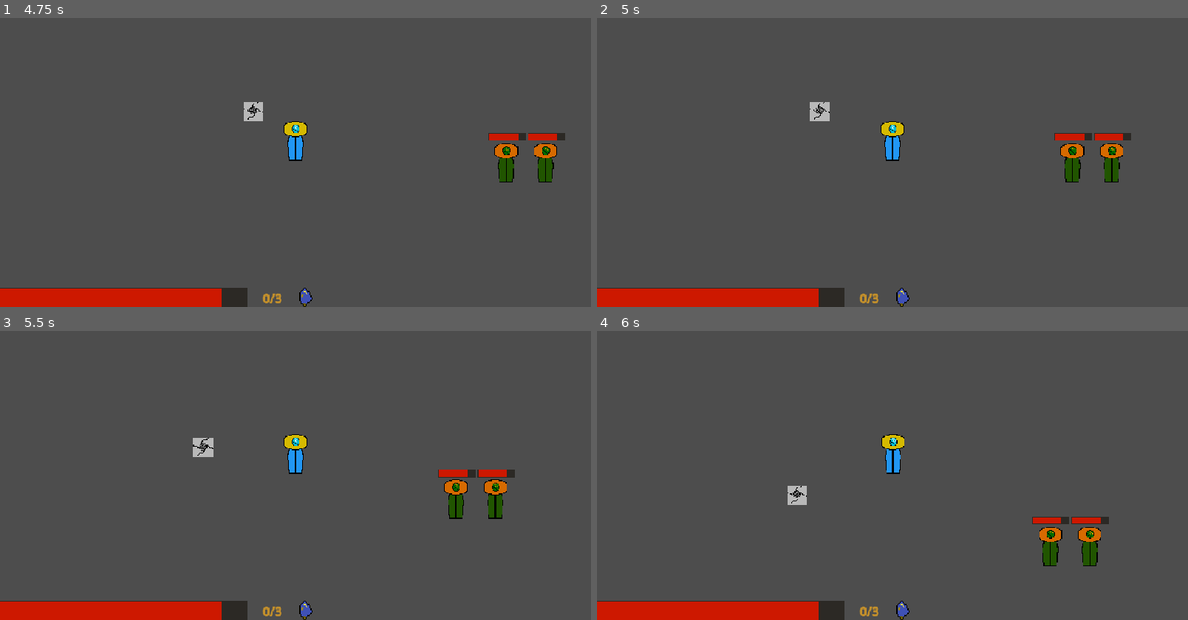
Above: before the commit, frames 1-4 (two rows, left to right).
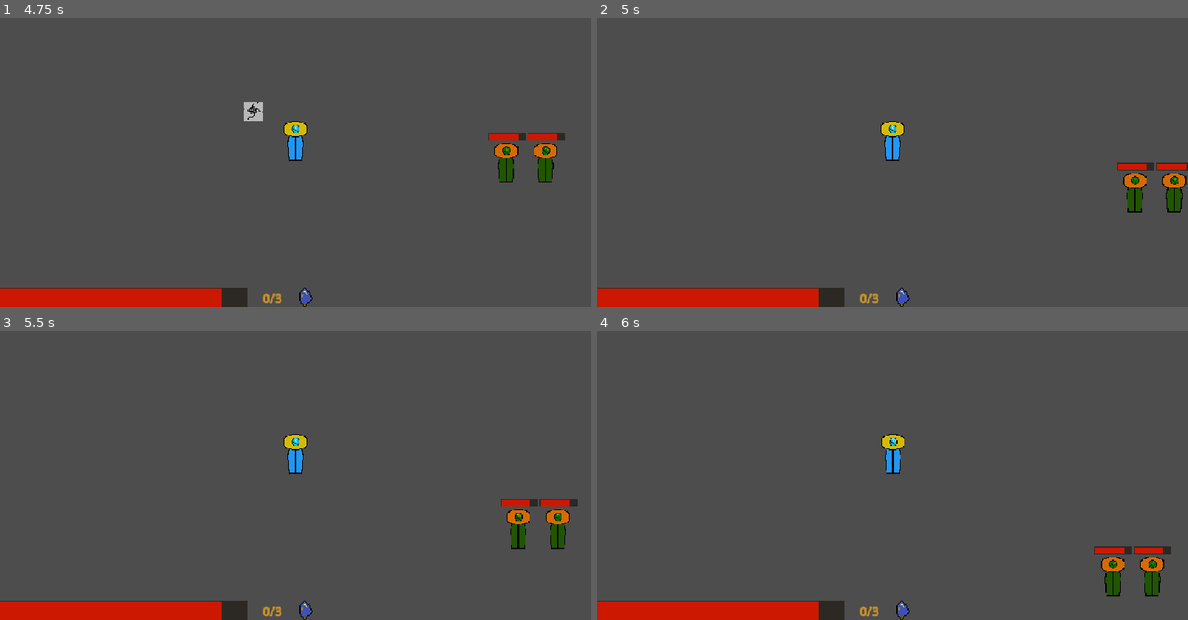
Above: after the commit, the same moments.

Repository: nf12pro/ChronoAnchor
Game: Godot game, scene res://scenes/testing_scene.tscn
The game is run twice, just before and just after one commit, with the same random seed, the same clock (stepped at 60 frames per second) and the same inputs.
Inputs (mouse positions are in pixels of both pictures, inside the frame that each line leads up to):
- Up to frame 1 (4.75 s): tap Enter at 0.5 s; move the mouse to (265, 208) at 0.52 s; hold Shift (dash) 0.53-1.28 s; hold W (move_up) 0.53-2.03 s; click (265, 208) at 0.67 s; move the mouse to (472, 191) at 1.27 s; click (472, 191) at 1.35 s; tap Shift (dash) at 1.55, 3.05, 3.8, 4.55 s; move the mouse to (118, 90) at 2.02 s; hold Shift (dash) 2.03-2.78 s; hold A (move_left) 2.03-3.53 s; move the mouse to (325, 142) at 2.77 s; right-click (325, 142) at 2.85 s; click (325, 142) at 2.92 s; move the mouse to (206, 58) at 3.52 s; hold S (move_down) 3.53-4.28 s; hold P (take_damage_test) 3.53-4.28 s; tap Q (place_save_state) at 4.15 s; move the mouse to (425, 124) at 4.27 s; hold Right (move_right) from 4.28 s (still down); tap Alt at 4.35 s
- Up to frame 2 (5 s): keep holding Right (move_right); tap E (rewind_to_save_state) at 4.9 s
- Up to frame 3 (5.5 s): move the mouse to (177, 469) at 5.02 s; release Right (move_right) at 5.03 s; hold W (move_up) from 5.03 s (still down); hold Shift (dash) from 5.03 s (still down); click (177, 469) at 5.17 s
- Up to frame 4 (6 s): move the mouse to (951, 380) at 5.77 s; release W (move_up) at 5.78 s; release Shift (dash) at 5.78 s; hold Right (move_right) from 5.78 s (still down); click (951, 380) at 5.85 s

Frame 1 is identical in both runs. In frame 2, 2.5% of the frame differs, in the area x 36-100%, y 29-68%; in frame 3, 2.5%; in frame 4, 2.5%, in the area x 32-98%, y 53-92%.

Commit message:
Rewind Save State

Diff:
--- a/scripts/player.gd
+++ b/scripts/player.gd
@@ -161,8 +161,8 @@
 	save_state_placed += 1
 	save_state_dash_charges.append(dash_charges)
 	save_state_health.append(health)
-	save_state_x_location.append(global_position.x + 480)
-	save_state_y_location.append(global_position.y + 270)
+	save_state_x_location.append(global_position.x)
+	save_state_y_location.append(global_position.y)
 
 	var save_state_sprite_loaded = save_state_sprite.instantiate()
 
@@ -174,7 +174,26 @@
 	save_state_nodes.append(save_state_sprite_loaded)
 
 func rewind_to_save_state() -> void:
-	pass
+	dash_charges = save_state_dash_charges[0]
+	health = save_state_health[0]
+
+	dash_tracker.text = "[b]" + str(dash_charges) + "/" + str(dash_amount) + "[/b]"
+
+	global_position.x = save_state_x_location[0]
+	global_position.y = save_state_y_location[0]
+
+	var active_sprite = save_state_nodes[0]
+
+	if is_instance_valid(active_sprite):
+		active_sprite.queue_free()
+
+	save_state_dash_charges.remove_at(0)
+	save_state_health.remove_at(0)
+	save_state_x_location.remove_at(0)
+	save_state_y_location.remove_at(0)
+
+	save_state_nodes.remove_at(0)
+	save_state_placed -= 1
 
 func _on_health_depleted() -> void:
 	print("Player died")
